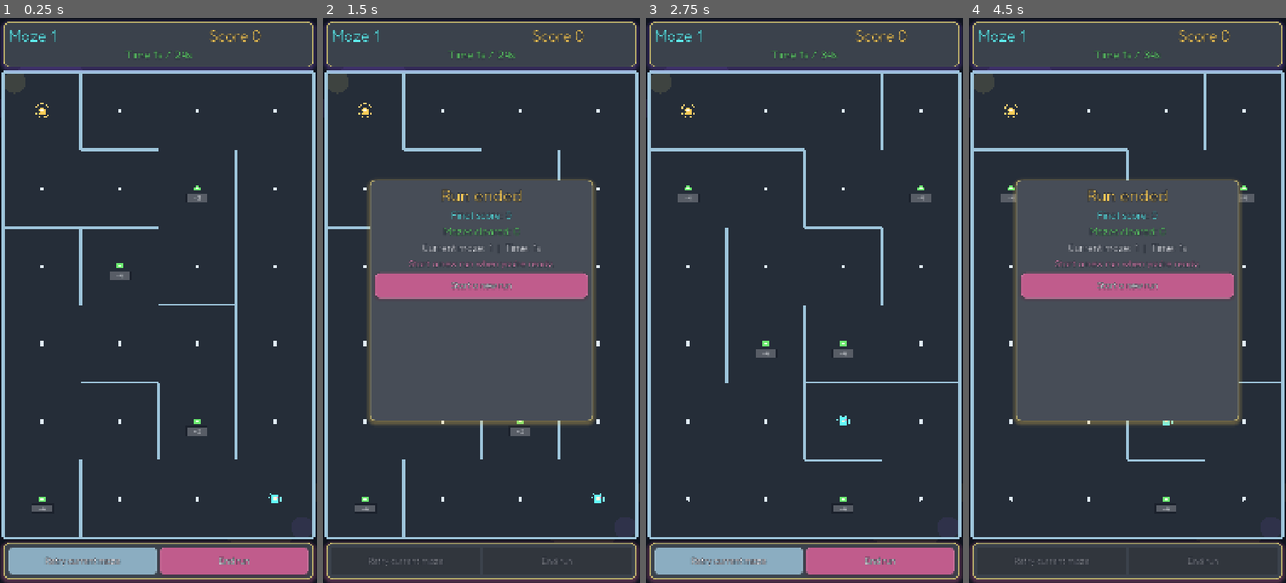
Above: before the commit, frames 1-4 (left to right).
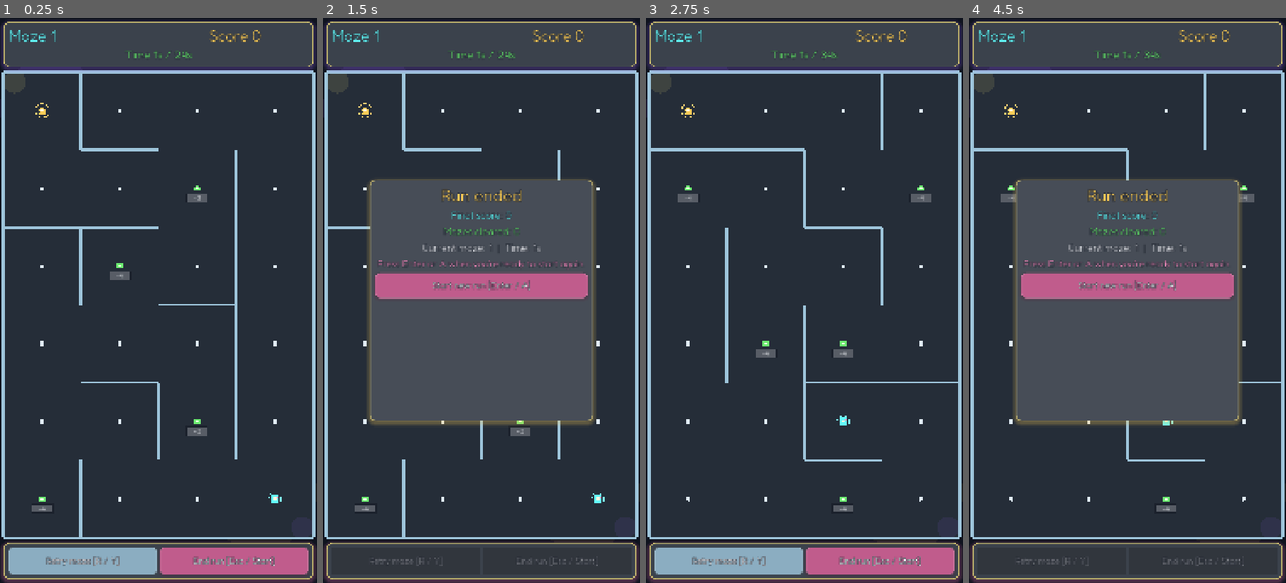
Above: after the commit, the same moments.

Repository: Ninjinkai/maze-point
Game: Godot game, scene res://node_2d.tscn
Two runs of this game, one before a commit and one after it. Both use one fixed random seed, a clock stepped at 60 frames per second and the inputs below.
Inputs:
- Up to frame 1 (0.25 s): no input
- Up to frame 2 (1.5 s): click "Retry current maze" (after the commit: "Retry maze [R / Y]") at 0.5 s; click "End run" (after the commit: "End run [Esc / Start]") at 1.25 s
- Up to frame 3 (2.75 s): click "Start a new run" (after the commit: "Start new run [Enter / A]") at 2 s
- Up to frame 4 (4.5 s): click "Retry current maze" (after the commit: "Retry maze [R / Y]") at 2.75 s; click "Retry current maze" (after the commit: "Retry maze [R / Y]") at 3.5 s; click "End run" (after the commit: "End run [Esc / Start]") at 4.25 s

The runs differ from the first frame. In frame 1, 0.4% of the frame differs, in the area x 14-87%, y 95-97%; in frame 2, 0.6%, in the area x 14-87%, y 42-97%; in frame 3, 0.4%; in frame 4, 0.6%.

Commit message:
Add controller prompts and center splash
Co-authored-by: Copilot <223556219+Copilot@users.noreply.github.com>

Diff:
--- a/scripts/game.gd
+++ b/scripts/game.gd
@@ -10,6 +10,9 @@
 const BASE_TOP_HUD_HEIGHT := 180.0
 const BASE_BOTTOM_HUD_HEIGHT := 150.0
 const BASE_OUTER_MARGIN := 12.0
+const ACTION_ACCEPT := "maze_accept"
+const ACTION_RETRY := "maze_retry"
+const ACTION_END_RUN := "maze_end_run"
 
 enum SplashMode {
 	NONE,
@@ -72,6 +75,7 @@
 var retry_button: Button
 var end_run_button: Button
 var splash_action_button: Button
+var splash_center: CenterContainer
 var top_panel: PanelContainer
 var bottom_panel: PanelContainer
 var splash_panel: PanelContainer
@@ -87,6 +91,7 @@
 
 func _ready() -> void:
 	randomize()
+	_configure_input_actions()
 	_load_ui_font()
 	_apply_palette(level)
 	_build_ui()
@@ -108,7 +113,20 @@
 
 
 func _unhandled_input(event: InputEvent) -> void:
+	if event.is_action_pressed(ACTION_ACCEPT):
+		if splash_mode == SplashMode.RUN_COMPLETE or splash_mode == SplashMode.LEVEL_COMPLETE:
+			_handle_splash_action()
+		return
+
 	if splash_mode == SplashMode.RUN_COMPLETE or splash_mode == SplashMode.LEVEL_COMPLETE or completed:
+		return
+
+	if event.is_action_pressed(ACTION_RETRY):
+		_restart_level()
+		return
+
+	if event.is_action_pressed(ACTION_END_RUN):
+		_end_run()
 		return
 
 	if event is InputEventScreenTouch:
@@ -363,8 +381,8 @@
 	splash_stars_label.visible = true
 	splash_stars_label.text = _build_star_string(stars)
 	splash_stars_label.add_theme_color_override("font_color", goal_color)
-	splash_caption_label.text = "%s Tap continue when you're ready." % _get_star_caption(stars)
-	splash_action_button.text = "Continue"
+	splash_caption_label.text = "%s Press Enter or A when you're ready." % _get_star_caption(stars)
+	splash_action_button.text = _get_splash_action_text()
 	splash_action_button.visible = true
 	_set_splash_visible(true)
 
@@ -379,8 +397,8 @@
 	splash_optimal_label.text = "Mazes cleared: %d" % run_levels_cleared
 	splash_retries_label.text = "Current maze: %d  |  Time: %ds" % [level, _current_elapsed_seconds()]
 	splash_stars_label.visible = false
-	splash_caption_label.text = "Start a new run when you're ready."
-	splash_action_button.text = "Start a new run"
+	splash_caption_label.text = "Press Enter or A when you're ready to start again."
+	splash_action_button.text = _get_splash_action_text()
 	splash_action_button.visible = true
 	_set_splash_visible(true)
 
@@ -559,21 +577,24 @@
 	bottom_content.add_theme_constant_override("separation", 12)
 	bottom_panel.add_child(bottom_content)
 
-	retry_button = _make_button("Retry current maze")
+	retry_button = _make_button("Retry maze [R / Y]")
 	retry_button.pressed.connect(_restart_level)
 	bottom_content.add_child(retry_button)
 
-	end_run_button = _make_button("End run")
+	end_run_button = _make_button("End run [Esc / Start]")
 	end_run_button.pressed.connect(_end_run)
 	bottom_content.add_child(end_run_button)
 
+	splash_center = CenterContainer.new()
+	splash_center.set_anchors_and_offsets_preset(Control.PRESET_FULL_RECT)
+	splash_center.mouse_filter = Control.MOUSE_FILTER_IGNORE
+	ui.add_child(splash_center)
+
 	splash_panel = PanelContainer.new()
-	splash_panel.anchor_left = 0.5
-	splash_panel.anchor_top = 0.5
-	splash_panel.anchor_right = 0.5
-	splash_panel.anchor_bottom = 0.5
+	splash_panel.size_flags_horizontal = Control.SIZE_SHRINK_CENTER
+	splash_panel.size_flags_vertical = Control.SIZE_SHRINK_CENTER
 	splash_panel.visible = false
-	ui.add_child(splash_panel)
+	splash_center.add_child(splash_panel)
 
 	var splash_content: VBoxContainer = VBoxContainer.new()
 	splash_content.add_theme_constant_override("separation", 12)
@@ -600,7 +621,7 @@
 	splash_caption_label.horizontal_alignment = HORIZONTAL_ALIGNMENT_CENTER
 	splash_content.add_child(splash_caption_label)
 
-	splash_action_button = _make_button("Start a new run")
+	splash_action_button = _make_button(_get_splash_action_text())
 	splash_action_button.pressed.connect(_handle_splash_action)
 	splash_content.add_child(splash_action_button)
 
@@ -620,6 +641,43 @@
 			_advance_to_next_level()
 		SplashMode.RUN_COMPLETE:
 			_start_new_run()
+
+
+func _configure_input_actions() -> void:
+	_ensure_key_action(ACTION_ACCEPT, KEY_ENTER)
+	_ensure_key_action(ACTION_ACCEPT, KEY_KP_ENTER)
+	_ensure_key_action(ACTION_ACCEPT, KEY_SPACE)
+	_ensure_joypad_action(ACTION_ACCEPT, JOY_BUTTON_A)
+	_ensure_key_action(ACTION_RETRY, KEY_R)
+	_ensure_joypad_action(ACTION_RETRY, JOY_BUTTON_Y)
+	_ensure_key_action(ACTION_END_RUN, KEY_ESCAPE)
+	_ensure_joypad_action(ACTION_END_RUN, JOY_BUTTON_START)
+
+
+func _ensure_key_action(action_name: String, keycode: Key) -> void:
+	if not InputMap.has_action(action_name):
+		InputMap.add_action(action_name)
+
+	var event: InputEventKey = InputEventKey.new()
+	event.keycode = keycode
+	if not InputMap.action_has_event(action_name, event):
+		InputMap.action_add_event(action_name, event)
+
+
+func _ensure_joypad_action(action_name: String, button_index: JoyButton) -> void:
+	if not InputMap.has_action(action_name):
+		InputMap.add_action(action_name)
+
+	var event: InputEventJoypadButton = InputEventJoypadButton.new()
+	event.button_index = button_index
+	if not InputMap.action_has_event(action_name, event):
+		InputMap.action_add_event(action_name, event)
+
+
+func _get_splash_action_text() -> String:
+	if splash_mode == SplashMode.RUN_COMPLETE:
+		return "Start new run [Enter / A]"
+	return "Continue [Enter / A]"
 
 
 func _make_button(text: String) -> Button:
@@ -718,10 +776,11 @@
 	bottom_panel.offset_right = -margin
 	bottom_panel.offset_bottom = -margin
 
-	splash_panel.offset_left = -splash_width * 0.5
-	splash_panel.offset_top = -splash_height * 0.5
-	splash_panel.offset_right = splash_width * 0.5
-	splash_panel.offset_bottom = splash_height * 0.5
+	splash_center.offset_left = margin
+	splash_center.offset_top = margin
+	splash_center.offset_right = -margin
+	splash_center.offset_bottom = -margin
+	splash_panel.custom_minimum_size = Vector2(splash_width, splash_height)
 
 	_apply_ui_metrics()
 
